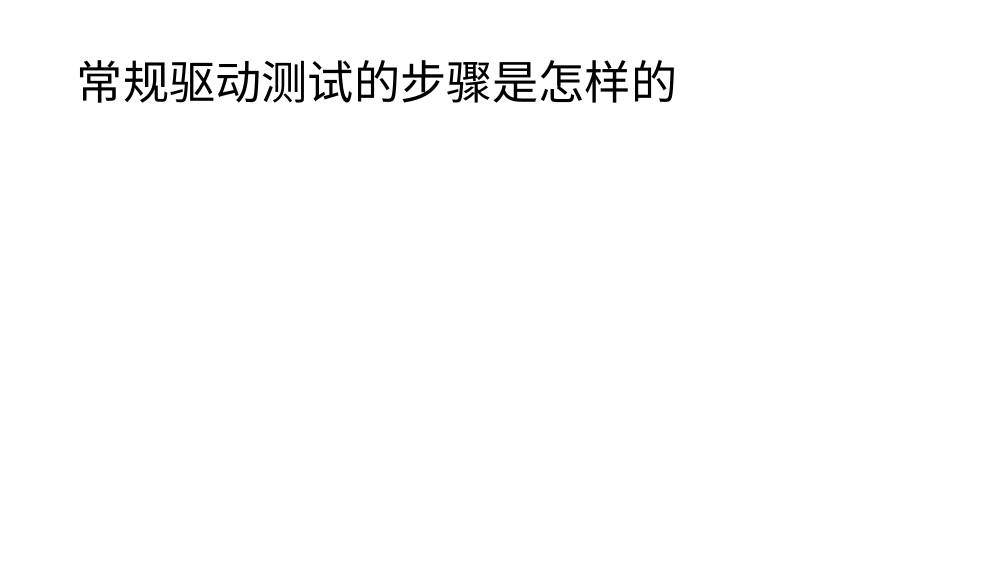
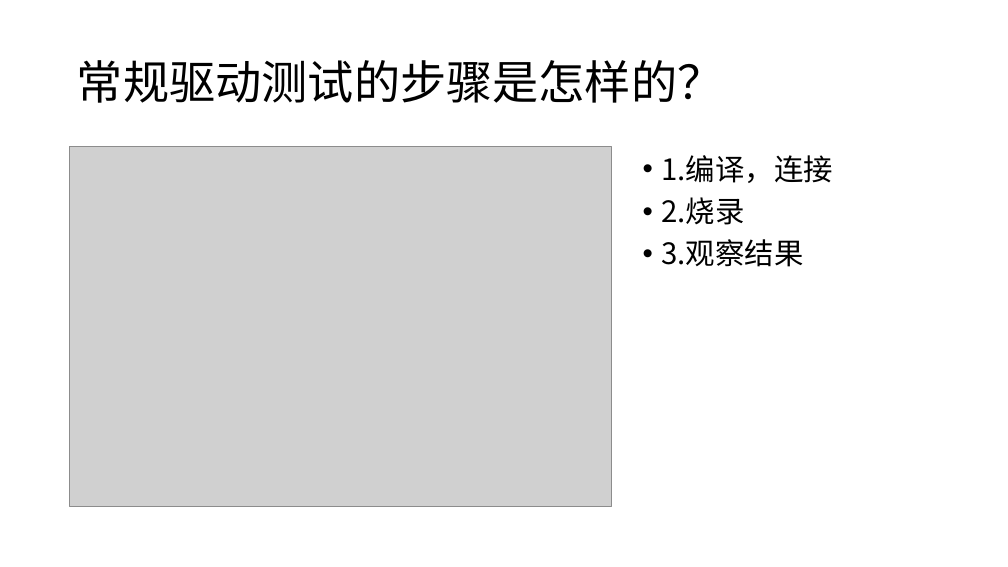
Before and after one commit to whitebkues1/ppt, a slide deck: slide 6 of xianzheng.pptx. Drawn at 1008x567 pixels with LibreOffice and Linux fonts; fonts in the diff are those of the drawing; grey boxes stand for pictures. Boxes give left, top, right and bottom in pixels: in the first picture for what was removed or moved away, otherwise in the second. Text is boxed around its words. In the diff, an @@ line names an element or a change of style, - is before the commit and + after.

```diff
--- a/xianzheng.pptx
+++ b/xianzheng.pptx
@@ title at box(77, 60, 724, 103): text changed @@
-常规驱动测试的步骤是怎样的
+常规驱动测试的步骤是怎样的？
@@ picture added at box(70, 147, 613, 507) @@
@@ text added at box(661, 155, 832, 267), 28 pt, text #000000 @@
+• 1.编译，连接
+• 2.烧录
+• 3.观察结果
```
Also in this commit, not shown: 3 other slides changed, 3 slides added, 4 other files.
